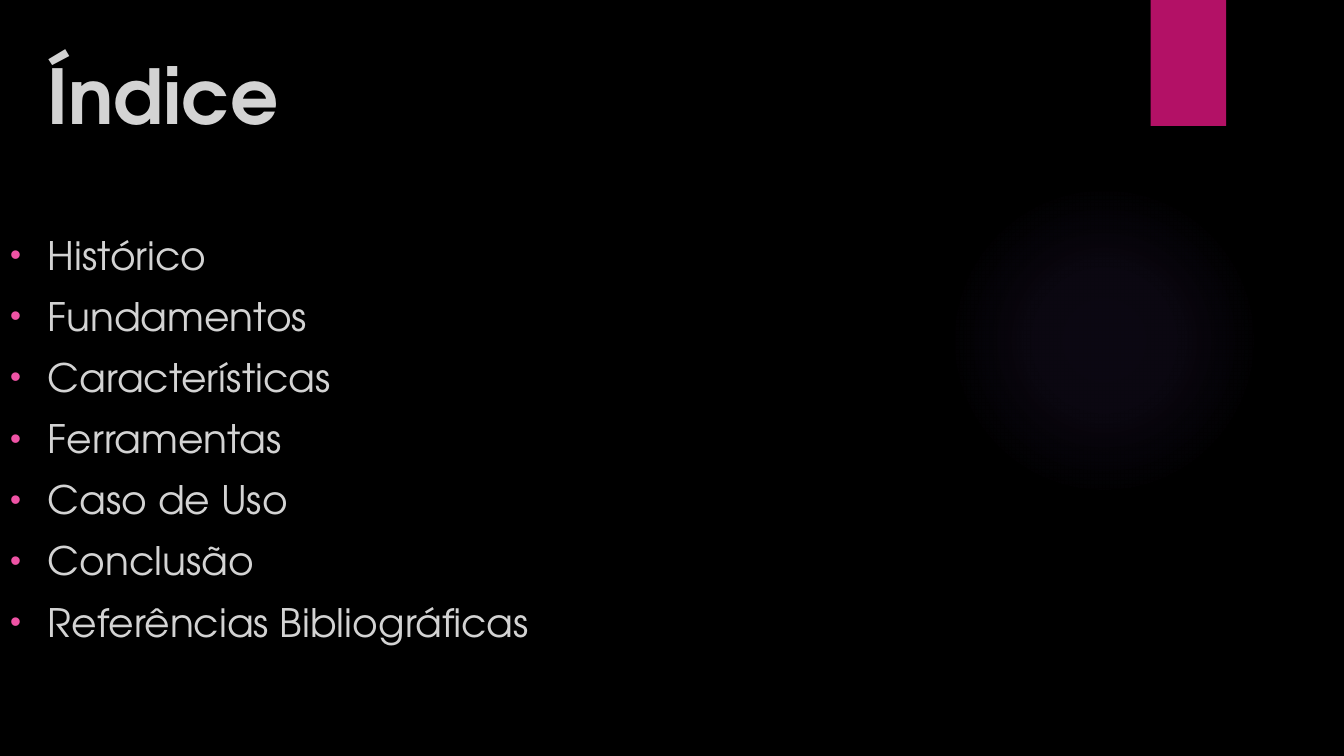
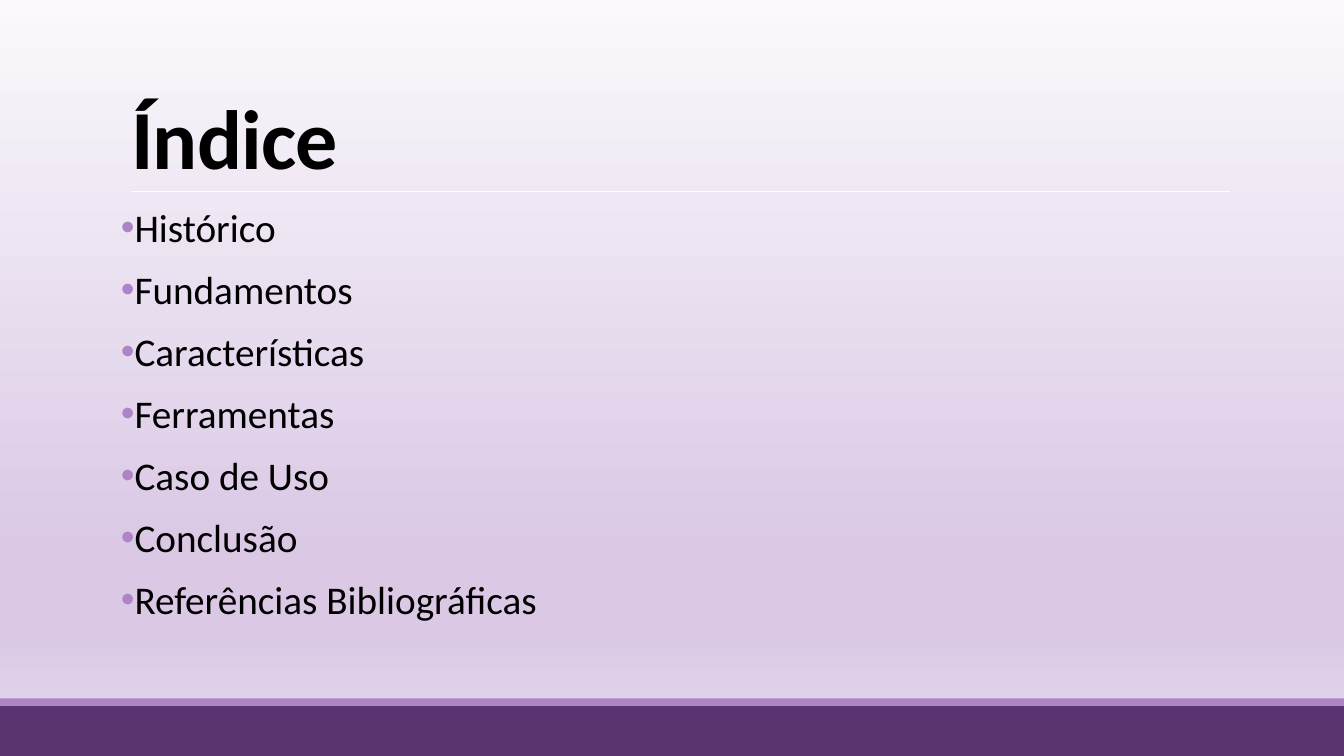
Before and after one commit to TnioA/trabbd2, a slide deck: slide 3 of TRABALHO.pptx (slide 2 before the commit). Drawn at 1344x756 pixels with LibreOffice and Linux fonts; fonts in the diff are those of the drawing; background and template pictures are left out. Boxes give left, top, right and bottom in pixels: in the first picture for what was removed or moved away, otherwise in the second. Text is boxed around its words. In the diff, an @@ line names an element or a change of style, - is before the commit and + after.

```diff
--- a/TRABALHO.pptx
+++ b/TRABALHO.pptx
@@ background picture (left out) to gradient #FBF9FC to #DAC8E5 to #E6DAEE @@
@@ rectangle removed at (x1=1150, y1=0, x2=1226, y2=126) @@
@@ title "Índice" moved from (x1=47, y1=49, x2=278, y2=125) to (x1=131, y1=99, x2=338, y2=170) @@
@@ title "Índice" at (x1=131, y1=99, x2=338, y2=170): size 54 to 60 pt, font TeX Gyre Adventor to Calibri, text colour #D3D3D3 to #000000, letter spacing 0 to -0.5 pt; line spacing 1 to 0.85; vertical alignment top to bottom @@
@@ text "Histórico" moved from (x1=48, y1=240, x2=529, y2=646) to (x1=135, y1=215, x2=536, y2=621) @@
@@ text "Histórico" at (x1=135, y1=215, x2=536, y2=621): font TeX Gyre Adventor to Calibri, text colour #D3D3D3 to #000000; indent changed; line spacing 1 to 0.9; more space between paragraphs; bullet colour #EF53A5 to #AD84C6 @@
@@ line added from (132, 192) to (1231, 192), #FFFFFF 0.5 pt @@
@@ ellipse removed at (x1=949, y1=185, x2=1259, y2=495) @@
@@ rectangle added at (x1=0, y1=706, x2=1344, y2=756), fill #5A3471 @@
@@ rectangle added at (x1=0, y1=699, x2=1344, y2=706), fill #AD84C6 @@
```
Also in this commit, not shown: 1 other slide changed, 10 slides added, 1 slide removed, 1 other file.
